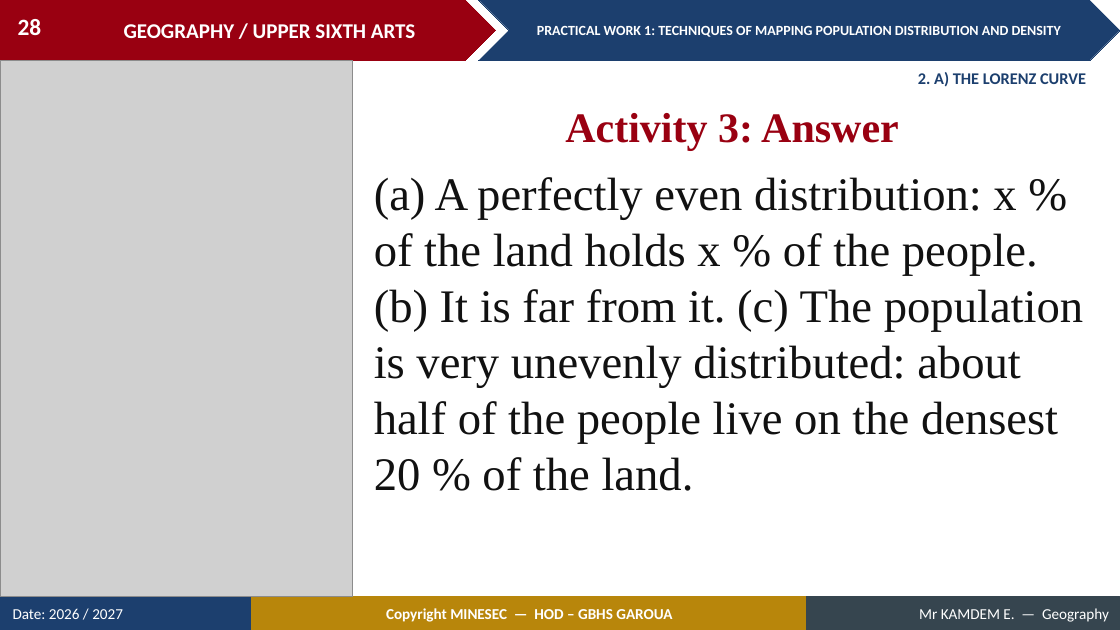
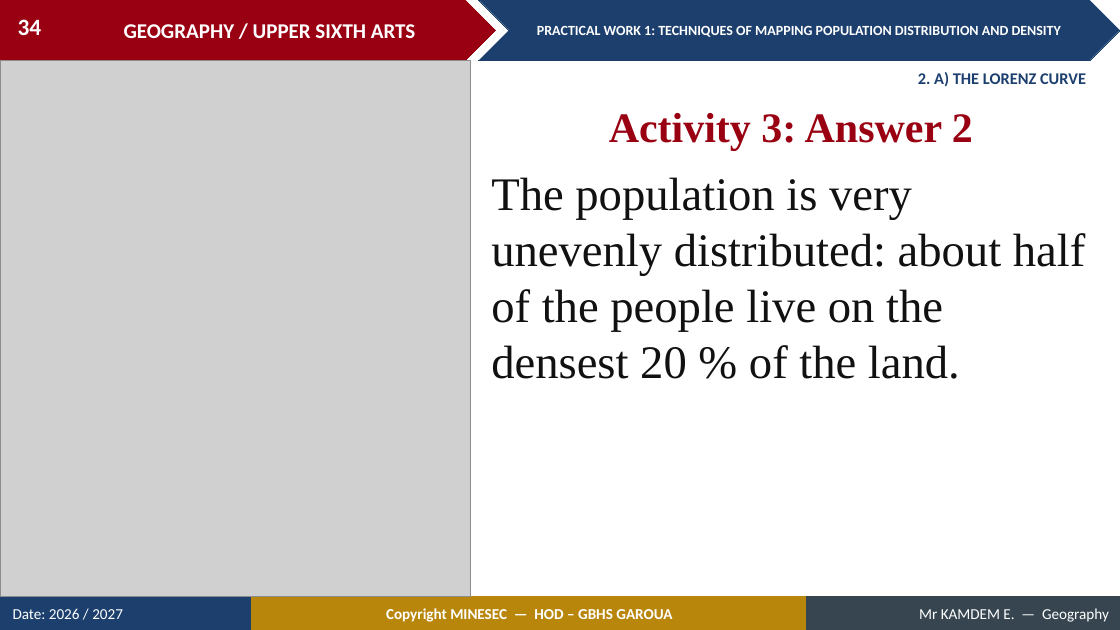
Before and after one commit to Berthautk/linea-github, a slide deck: slide 34 of lecons/USA/Population Geography/03_USA_POP_PW01_Techniques_of_Mapping_Population_Distribution_and_Density.pptx (slide 28 before the commit). Drawn at 1120x630 pixels with LibreOffice and Linux fonts; fonts in the diff are those of the drawing; grey boxes stand for pictures. Boxes give left, top, right and bottom in pixels: in the first picture for what was removed or moved away, otherwise in the second. Text is boxed around its words. In the diff, an @@ line names an element or a change of style, - is before the commit and + after.

```diff
--- a/lecons/USA/Population Geography/03_USA_POP_PW01_Techniques_of_Mapping_Population_Distribution_and_Density.pptx
+++ b/lecons/USA/Population Geography/03_USA_POP_PW01_Techniques_of_Mapping_Population_Distribution_and_Density.pptx
@@ page number at (18,19,42,35): text changed @@
-28
+34
@@ picture: place and size @@
-picture at (0,60,353,597)
+picture at (0,60,471,597)
@@ text at (609,113,973,150): text changed @@
-Activity 3: Answer
+Activity 3: Answer 2
@@ text at (491,177,1085,379): text changed @@
-(a) A perfectly even distribution: x % of the land holds x % of the people. (b) It is far from it. (c) The population is very unevenly distributed: about half of the people live on the densest 20 % of the land.
+The population is very unevenly distributed: about half of the people live on the densest 20 % of the land.
```
Also in this commit, not shown: 9 other slides changed, 8 slides added, 3 other files.
